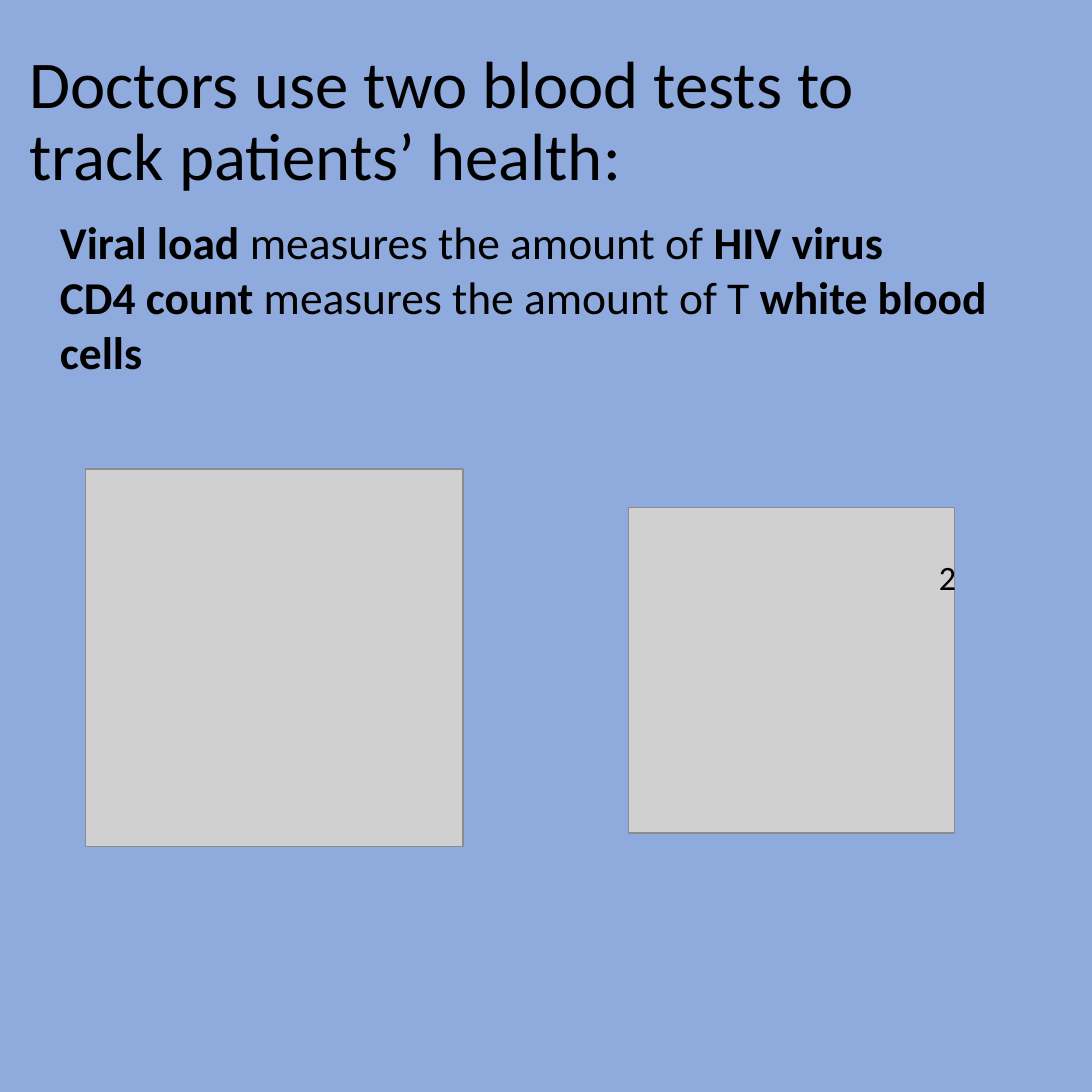
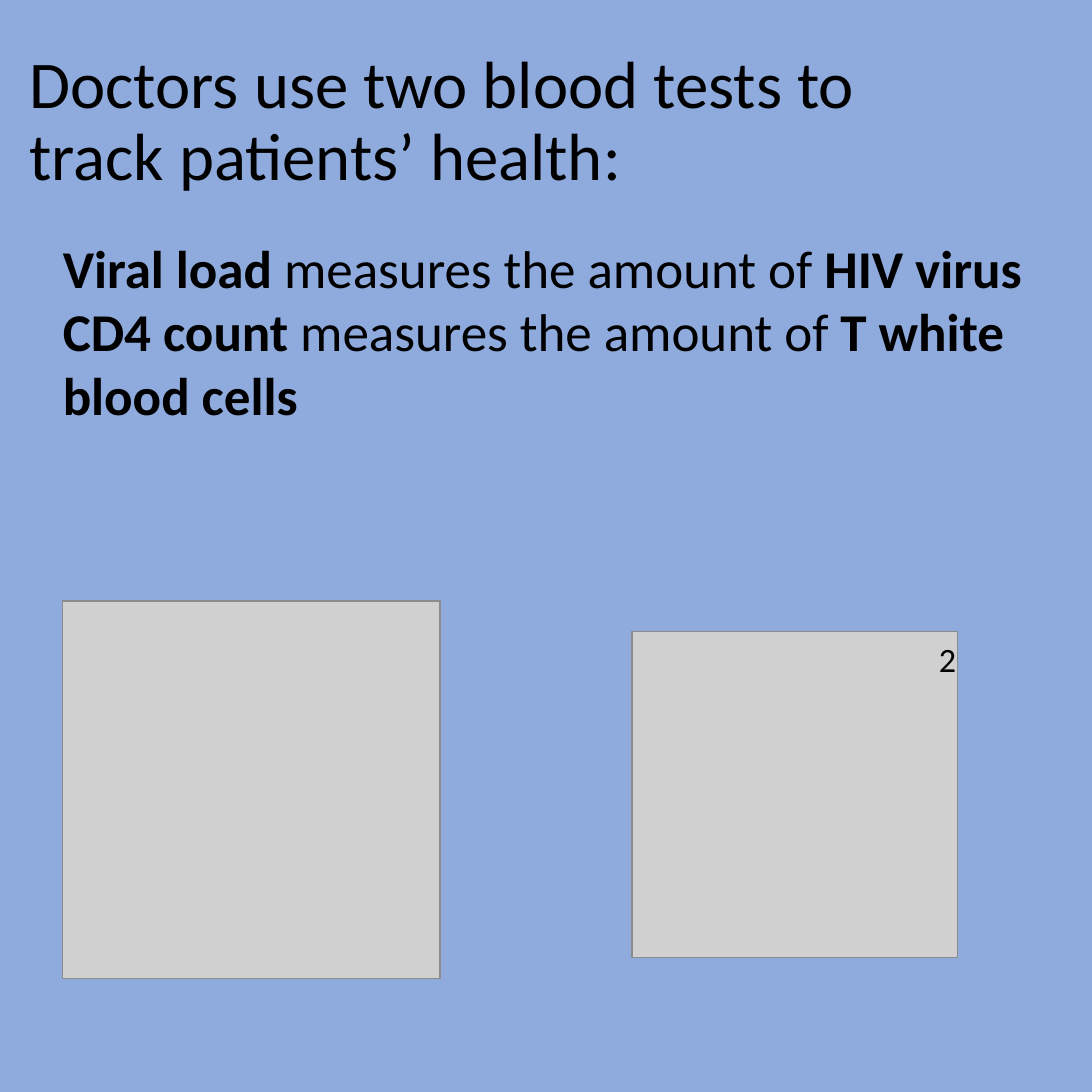
Before and after one commit to Nagdhani/Bioinformatics, a slide deck: slide 7 of digitalPoster.pptx. Drawn at 1092x1092 pixels with LibreOffice and Linux fonts; fonts in the diff are those of the drawing; grey boxes stand for pictures. Boxes give left, top, right and bottom in pixels: in the first picture for what was removed or moved away, otherwise in the second. Text is boxed around its words. In the diff, an @@ line names an element or a change of style, - is before the commit and + after.

```diff
--- a/digitalPoster.pptx
+++ b/digitalPoster.pptx
@@ text "Viral load measures the amount ...": place and size @@
-text "Viral load measures the amount ..." at (60,227,987,370)
+text "Viral load measures the amount ..." at (63,250,1022,416)
@@ text "Viral load measures the amount ..." at (63,250,1022,416): size 24 to 28 pt; bold on in "T" @@
@@ picture: place and size @@
-picture at (86,470,464,848)
+picture at (63,601,441,979)
@@ picture: place and size @@
-picture at (629,508,956,834)
+picture at (632,632,958,958)
@@ text "2" rewrapped from (939,562,956,599) to (939,650,956,672) @@
```
Also in this commit, not shown: 7 other slides changed.
